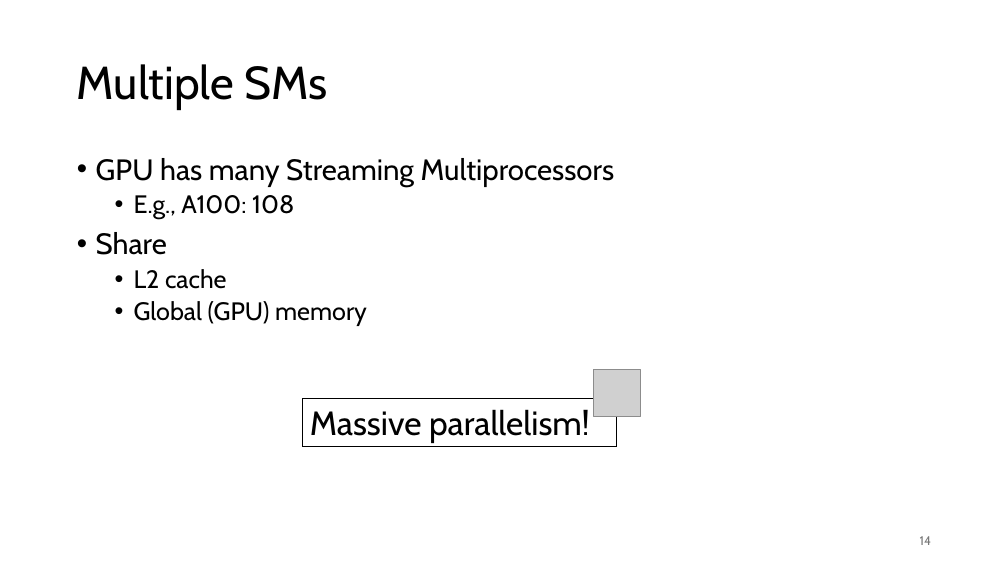
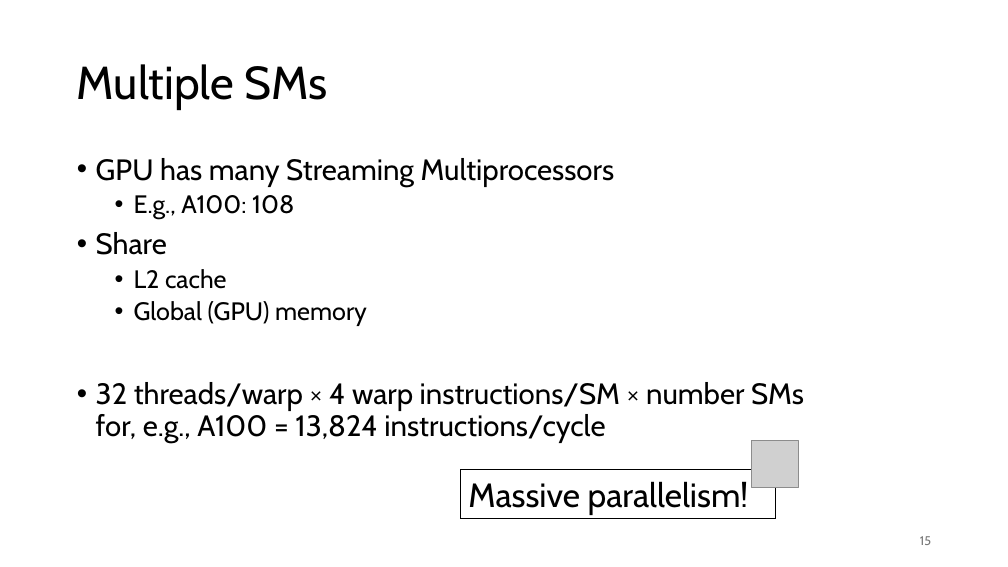
Before and after one commit to gjbex/Python-on-GPUs, a slide deck: slide 15 of python_on_gpus.pptx (slide 14 before the commit). Drawn at 1008x567 pixels with LibreOffice and Linux fonts; fonts in the diff are those of the drawing; grey boxes stand for pictures. Boxes give left, top, right and bottom in pixels: in the first picture for what was removed or moved away, otherwise in the second. Text is boxed around its words. In the diff, an @@ line names an element or a change of style, - is before the commit and + after.

```diff
--- a/python_on_gpus.pptx
+++ b/python_on_gpus.pptx
@@ text at (96, 382, 804, 443): paragraph added @@
+• 32 threads/warp × 4 warp instructions/SM × number SMs
+  for, e.g., A100 = 13,824 instructions/cycle
@@ picture: place and size @@
-picture at (594, 369, 640, 416)
+picture at (752, 441, 799, 488)
@@ rectangle "Massive parallelism!": place and size @@
-rectangle "Massive parallelism!" at (302, 399, 617, 447)
+rectangle "Massive parallelism!" at (461, 470, 776, 518)
@@ page number at (920, 536, 931, 545): text changed @@
-14
+15
```
Also in this commit, not shown: 4 other slides changed, 9 slides added.
